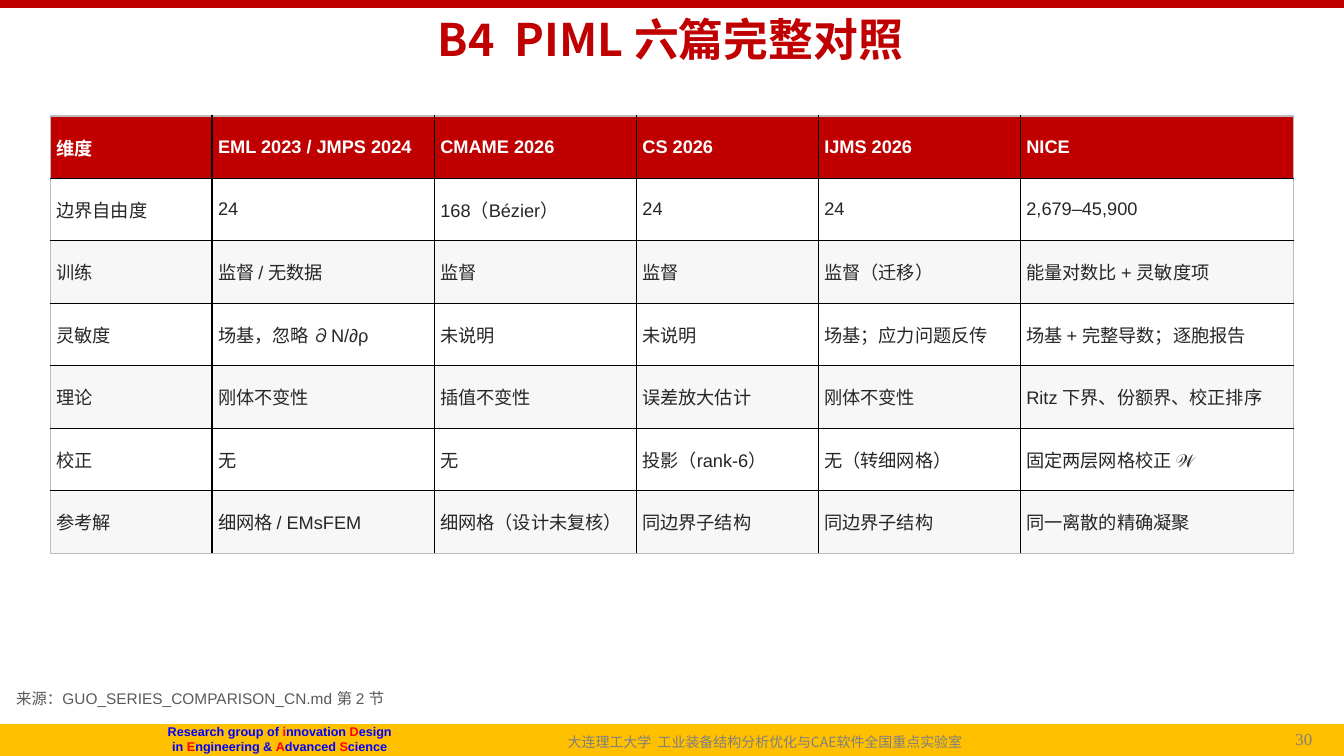
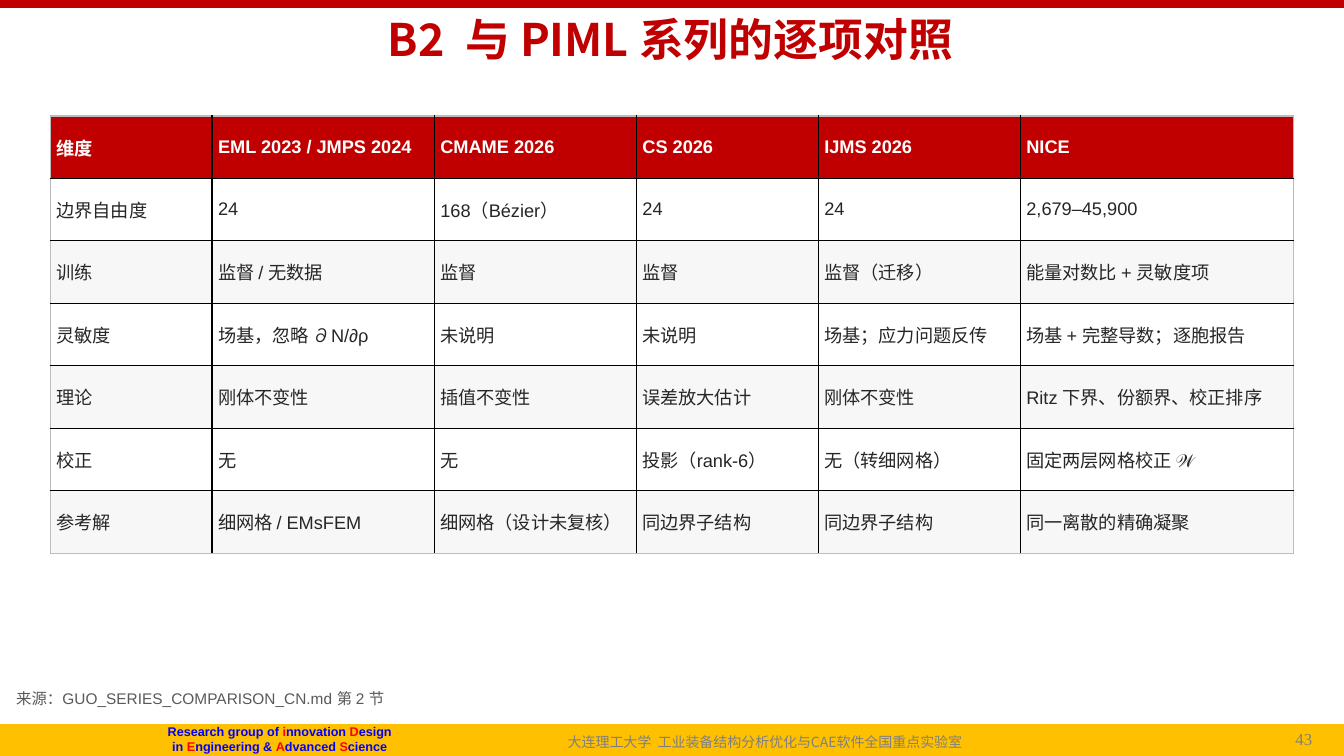
Before and after one commit to fanzhirui1004-source/curly-octo-goggles, a slide deck: slide 43 of docs/followup/talk/P1_NICE_导师汇报_20261003.pptx (slide 30 before the commit). Drawn at 1344x756 pixels with LibreOffice and Linux fonts; fonts in the diff are those of the drawing; background and template pictures are left out. Boxes give left, top, right and bottom in pixels: in the first picture for what was removed or moved away, otherwise in the second. Text is boxed around its words. In the diff, an @@ line names an element or a change of style, - is before the commit and + after.

```diff
--- a/docs/followup/talk/P1_NICE_导师汇报_20261003.pptx
+++ b/docs/followup/talk/P1_NICE_导师汇报_20261003.pptx
@@ title at [388,18,953,60]: text changed @@
-B4 PIML 六篇完整对照
+B2 与 PIML 系列的逐项对照
@@ page number at [1289,734,1334,745]: text changed @@
-30/30
+43/43
@@ page number at [1295,734,1312,745]: text changed @@
-30
+43
```
Also in this commit, not shown: 7 other slides changed, 20 slides added, 7 slides removed, 2 other files.
